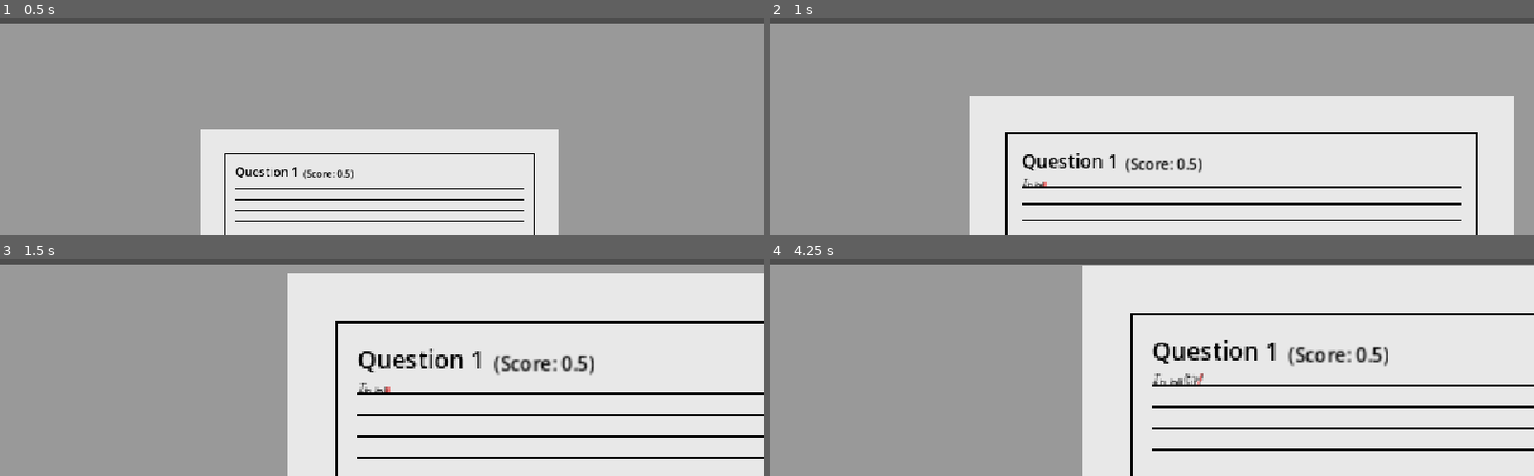
Above: before the commit, frames 1-4 (two rows, left to right).
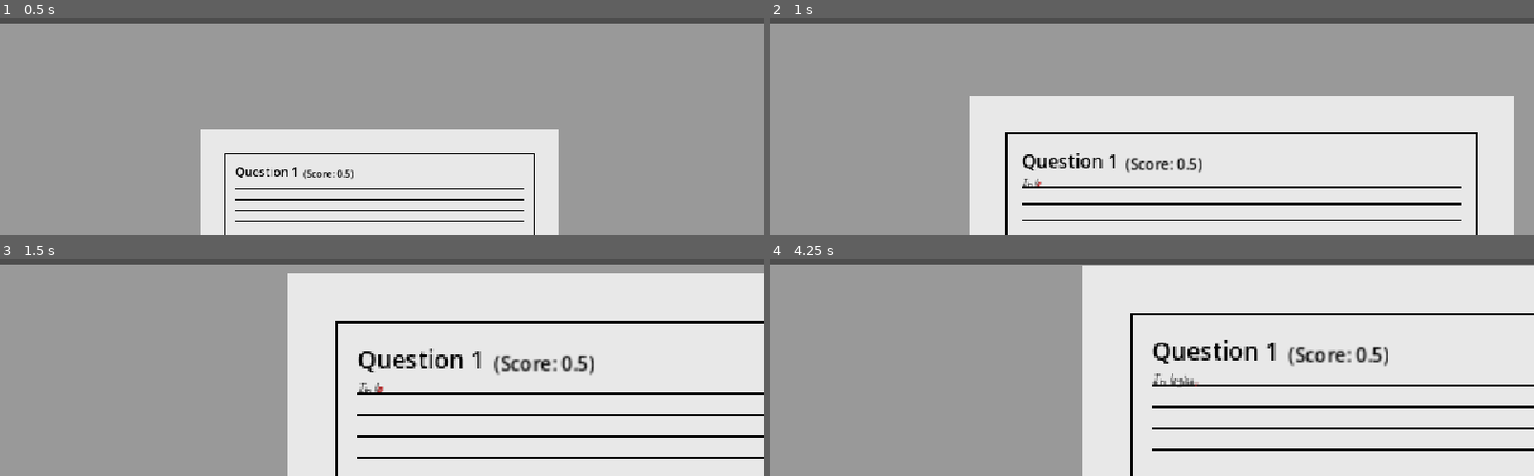
Above: after the commit, the same moments.

Repository: Dev-Hauffman/Magnum_Factum
Game: Godot game, scene res://scenes/test_scene/test_scene.tscn
Two runs of this game, one before a commit and one after it. Both use one fixed random seed, a clock stepped at 60 frames per second and the inputs below. This scene is started directly instead of the project's main scene.
Inputs (mouse positions are in pixels of both pictures, inside the frame that each line leads up to):
- Up to frame 1 (0.5 s): no input
- Up to frame 2 (1 s): tap Enter at 0.5 s; drag from (1152, 195) to (outside the picture) at 0.52 s
- Up to frame 3 (1.5 s): drag from (229, 282) to (343, 347) at 1.27 s
- Up to frame 4 (4.25 s): tap Space at 2, 3.5 s; move the mouse to (outside the picture) at 2.02 s; hold Right (ui_right) 2.03-2.75 s; hold Middle mouse button (pan_button) 2.03-2.75 s; tap Mouse wheel up (zoom_in) at 2.1 s; click (outside the picture) at 2.17 s; tap Enter at 2.75 s; drag from (1113, 347) to (outside the picture) at 2.77 s; move the mouse to (1381, 326) at 3.52 s; hold Left (ui_left) from 3.53 s (still down); hold Middle mouse button (pan_button) from 3.53 s (still down); click (1381, 326) at 3.67 s

Frame 1 is identical in both runs. In frame 2, less than 0.1% of the frame differs, in the area x 34-37%, y 74-78%; in frame 3, less than 0.1%; in frame 4, 0.2%, in the area x 52-57%, y 52-60%.

Commit message:
randomized phragraph rewrite

Diff:
--- a/scenes/test_scene/scripts/camera_controller.gd
+++ b/scenes/test_scene/scripts/camera_controller.gd
@@ -76,7 +76,6 @@
 		if move_tween.is_running():
 			move_tween.stop()
 	move_tween = create_tween()
-	print_debug(move_tween.is_running())
 	move_tween.tween_property(camera, "position", target_position, speed).set_ease(Tween.EASE_OUT_IN)
 	move_tween.play()
 	await move_tween.finished
@@ -122,7 +121,6 @@
 	if should_shake:
 		shake(delta)
 	if player_moved:
-		print_debug("stopping tween")
 		move_tween.stop()
 		player_moved = false
 
@@ -149,7 +147,6 @@
 			camera.position = lerp(camera.position, camera.position + final_position, drag_speed * delta)
 
 	if inputX != 0 or inputY != 0 or Input.is_action_just_pressed("pan_button"):
-		print_debug("player moved")
 		player_moved = true
 
 
--- a/scenes/test_scene/test_screen/classes/question_generator.gd
+++ b/scenes/test_scene/test_screen/classes/question_generator.gd
@@ -36,17 +36,22 @@
 	for question in questions:
 		match question.difficulty:
 			"Very easy":
-				question.paragraph.append(QuestionPhrases.choose_phrase())
+				var paragraph_info:Dictionary = QuestionPhrases.choose_phrase()
+				question.paragraph.append(paragraph_info)
 			"Easy":
 				for i in range(2):
-					question.paragraph.append(QuestionPhrases.choose_phrase())
+					var paragraph_info:Dictionary = QuestionPhrases.choose_phrase()
+					question.paragraph.append(paragraph_info)
 			"Medium":
 				for i in range(4):
-					question.paragraph.append(QuestionPhrases.choose_phrase())
+					var paragraph_info:Dictionary = QuestionPhrases.choose_phrase()
+					question.paragraph.append(paragraph_info)
 			"Hard":
 				for i in range(8):
-					question.paragraph.append(QuestionPhrases.choose_phrase())
+					var paragraph_info:Dictionary = QuestionPhrases.choose_phrase()
+					question.paragraph.append(paragraph_info)
 			"Very hard":
 				for i in range(10):
-					question.paragraph.append(QuestionPhrases.choose_phrase())
+					var paragraph_info:Dictionary = QuestionPhrases.choose_phrase()
+					question.paragraph.append(paragraph_info)
 	return questions
--- a/scenes/test_scene/test_screen/classes/question_info.gd
+++ b/scenes/test_scene/test_screen/classes/question_info.gd
@@ -4,5 +4,5 @@
 
 var difficulty:String
 var score:float
-var paragraph:Array[String] = []
+var paragraph:Array[Dictionary] = []
 var number:int
--- a/scenes/test_scene/test_screen/classes/question_phrases.gd
+++ b/scenes/test_scene/test_screen/classes/question_phrases.gd
@@ -3,19 +3,37 @@
 
 
 const PHRASES:Dictionary = {
-	"0": "In logica, mathematica, computatrum scientia et linguistica, lingua formalis consistit in verbis, quarum litterae ab alphabeto sumuntur et formantur secundum certas regulas.",
-	"1": "Alphabetum linguae formalis constat ex symbolis, litteris, vel signis quae in chordas linguae concatenatae sunt.",
-	"2": "Quaelibet chorda a symbolis huius alphabeti concatenata, verbum dicitur, et verba quae ad linguam formalem particularem pertinent, interdum dicuntur verba bene formatae vel formulae bene formatae.",
-	"3": "Lingua formalis saepe definitur per grammaticam formalem sicut grammatica regularis seu grammatica contextus libera, quae ex regula formationis consistit.",
-	"4": "In scientia computatrali linguae formales inter alios adhibentur ut fundamentum definiendi grammatica programmandi linguarum et formalizata versiones copiarum linguarum naturalium in quibus verba linguae notiones significant quae cum significationibus vel semanticis coniunguntur. ",
-	"5": "In multiplicitate computativa theoria, problemata decisionum typice definiuntur linguae formales, et genera multiplicitatis definiuntur ut rationes linguarum formalium quae per machinis cum potentia computativa limitata partiri possunt.",
-	"6": "In logicis et mathematicis fundamentis, linguae formales syntaxum systematum axiomaticorum repraesentant, et formalismus mathematica est philosophia quam omnes mathematicae ad syntacticam manipulationem formalium linguarum hoc modo reduci possunt.",
-	"7": "Theoriae linguae formalis campus studet imprimis rationes mere syntacticas talium linguarum, id est earum formarum structurarum internam.",
-	"8": "Theoria linguae formalis e linguisticis orta est, ut modus cognoscendi syntactica regularitates linguarum naturalium.",
+	"14": {"phrase": "Theoria automata theoria linguae formali propinqua est.", "size": 1}, #too short
+	"12": {"phrase": "Automaton cum finitis civitatibus dicitur Automaton seu Machina finitus.", "size": 1}, #too short #remove size 1?
+	"17": {"phrase": "Theoria est in scientia computatrum theoretica cum propinquis nexibus ad logicam mathematicam.", "size": 1},
+	"15": {"phrase": "Hoc in contextu automata finita repraesentationum formalium linguarum quae infinitae sint adhibentur.", "size": 1}, # Size ok, almost at the end
+	"1": {"phrase": "Alphabetum linguae formalis constat ex symbolis, litteris, vel signis quae in chordas linguae concatenatae sunt.", "size": 1},
+	"2": {"phrase": "Theoria linguae formalis e linguisticis orta est, ut modus cognoscendi syntactica regularitates linguarum naturalium.", "size": 1},
+	"10": {"phrase": "Automata theoria meditatio est machinarum abstractarum et automata, necnon problematum computationum quae his utentes solvi possunt.", "size": 2},
+	"9": {"phrase": "Theoriae linguae formalis campus studet imprimis rationes mere syntacticas talium linguarum, id est earum formarum structurarum internam.", "size": 2},
+	"0": {"phrase": "Automata munere funguntur in theoria computationis, constructionis compilatoris, intelligentiae artificialis, verificationis parsis et formalis.", "size": 2},
+	"11": {"phrase": "Automata (in plurali automata) est machina computandi sui ipsius propellendi abstracta quae consequentiam praefinitam operationum automatice sequitur.", "size": 2},
+	"4": {"phrase": "Lingua formalis saepe definitur per grammaticam formalem sicut grammatica regularis seu grammatica contextus libera, quae ex regula formationis consistit.", "size": 2},
+	"5": {"phrase": "In logica, mathematica, computatrum scientia et linguistica, lingua formalis consistit in verbis, quarum litterae ab alphabeto sumuntur et formantur secundum certas regulas.", "size": 2},
+	"16": {"phrase": "Automata saepe ex genere linguarum formalium designantur quae agnoscere possunt, sicut in Hierarchia Chomsky, quae nidificationem inter maiores classes automatarias describit.", "size": 2},
+	"13": {"phrase": "Cum automaton symbolum initus viderit, transitum facit ad alium statum, secundum suum munus transitus, qui priorem statum et currentem input symbolum accipit ut argumenta sua.", "size": 2},
+	"3": {"phrase": "Quaelibet chorda a symbolis huius alphabeti concatenata, verbum dicitur, et verba quae ad linguam formalem particularem pertinent, interdum dicuntur verba bene formatae vel formulae bene formatae.", "size": 2},
+	"7": {"phrase": "In multiplicitate computativa theoria, problemata decisionum typice definiuntur linguae formales, et genera multiplicitatis definiuntur ut rationes linguarum formalium quae per machinis cum potentia computativa limitata partiri possunt.", "size": 3},
+	"8": {"phrase": "In logicis et mathematicis fundamentis, linguae formales syntaxum systematum axiomaticorum repraesentant, et formalismus mathematica est philosophia quam omnes mathematicae ad syntacticam manipulationem formalium linguarum hoc modo reduci possunt.", "size": 3},
+	"6": {"phrase": "In scientia computatrali linguae formales inter alios adhibentur ut fundamentum definiendi grammatica programmandi linguarum et formalizata versiones copiarum linguarum naturalium in quibus verba linguae notiones significant quae cum significationibus vel semanticis coniunguntur.", "size": 3},
 }
 
 
-static func choose_phrase()-> String:
+static func choose_phrase()-> Dictionary:
 	var random_number = randi_range(0, PHRASES.size() - 1)
-	var chosen_phrase:String = PHRASES[str(random_number)]
+	var chosen_phrase:Dictionary = PHRASES[str(random_number)]
 	return chosen_phrase
+
+static func choose_phrase_by_size(target_size:int) -> String:
+	var candidates:Array[String] = []
+	for phrase in PHRASES:
+		var phrase_info:Dictionary = PHRASES[phrase]
+		if phrase_info["size"] == target_size:
+			candidates.append(phrase_info["phrase"])
+	candidates.shuffle()
+	return candidates.front()
--- a/scenes/test_scene/test_screen/question.gd
+++ b/scenes/test_scene/test_screen/question.gd
@@ -7,6 +7,7 @@
 var maximum_score:float = 0
 #var current_score:float = 0
 var paragraphs:Array[RichTextLabel] = []
+var paragraph_sizes:Array[int] =[]
 var paragraph_info:Array = []
 var current_paragraph_index:int = 0
 var can_click:bool = true
@@ -78,7 +79,7 @@
 		question_text.fit_content = true
 		question_text.autowrap_mode = TextServer.AUTOWRAP_ARBITRARY
 		question_text.texture_filter = CanvasItem.TEXTURE_FILTER_NEAREST
-		question_text.text = question
+		question_text.text = question["phrase"]
 		question_text.add_theme_constant_override("line_separation", 1) #avoid changing this
 		question_text.add_theme_font_override("normal_font", caveat_font)
 		question_text.add_theme_color_override("default_color", Color.BLACK)
@@ -93,6 +94,7 @@
 		question_text.visible_characters_behavior = TextServer.VC_CHARS_AFTER_SHAPING
 		question_text.visible_characters = 0 # cannot be before "get_line_count()"
 		paragraphs.append(question_text)
+		paragraph_sizes.append(question["size"])
 		counter += 1
 	emit_signal("populated")
 	#TO-DO: make its own method for this and called it next frame to eliminate timer
@@ -162,6 +164,7 @@
 					paragraph_info[index]["can_rewrite"] = true
 					#current_score -= maximum_score / paragraphs.size()
 					target.visible_characters = 0
+					target.text = QuestionPhrases.choose_phrase_by_size(paragraph_sizes[index])
 					current_character.visible = true
 					current_paragraph_index = index
 					current_letter = 0
